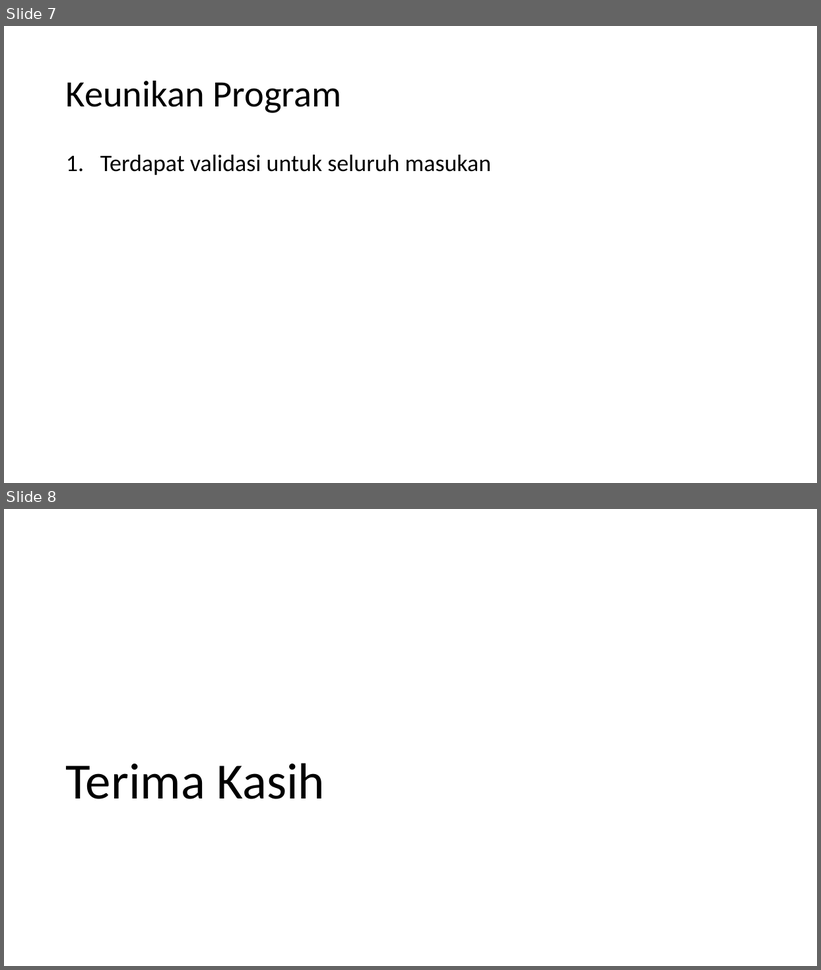
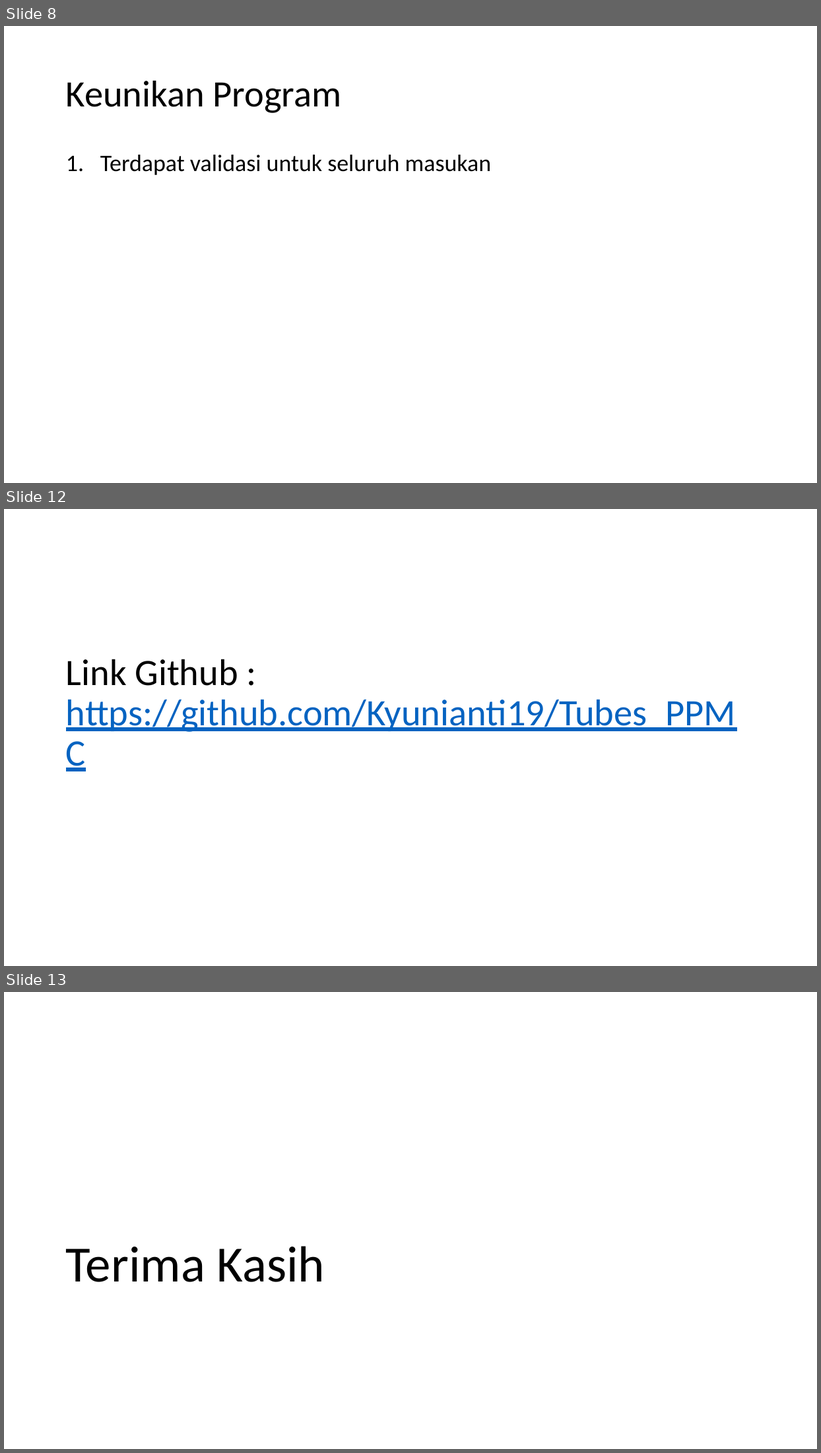
Before and after one commit to Kyunianti19/Tubes_PPMC, a slide deck: Presentasi Tugas Besar PPMC.pptx. Shown one above the other, each under a label of ours: slides 7 and 8 before the commit, slides 8, 12 and 13 after it; the slides between them are not shown. The pictures are 821x970 and 821x1453 pixels, drawn with LibreOffice and Linux fonts; fonts in the diff are those of the drawing. Boxes give left, top, right and bottom in pixels: in the first picture for what was removed or moved away, otherwise in the second. Text is boxed around its words. In the diff, an @@ line names an element or a change of style, - is before the commit and + after.

```diff
--- a/Presentasi Tugas Besar PPMC.pptx
+++ b/Presentasi Tugas Besar PPMC.pptx
@@ slide 12 added at <box>4,509,817,966</box>, background #FFFFFF @@
@@ title added at <box>66,659,736,732</box>, 44 pt, text #0563C1, underline @@
+Link Github :
+https://github.com/Kyunianti19/Tubes_PPMC
@@ what was slide 7 is now slide 8 @@
@@ what was slide 8 is now slide 13 @@
```
Also in this commit, not shown: 12 slides changed, 4 other slides added, 10 other files.
